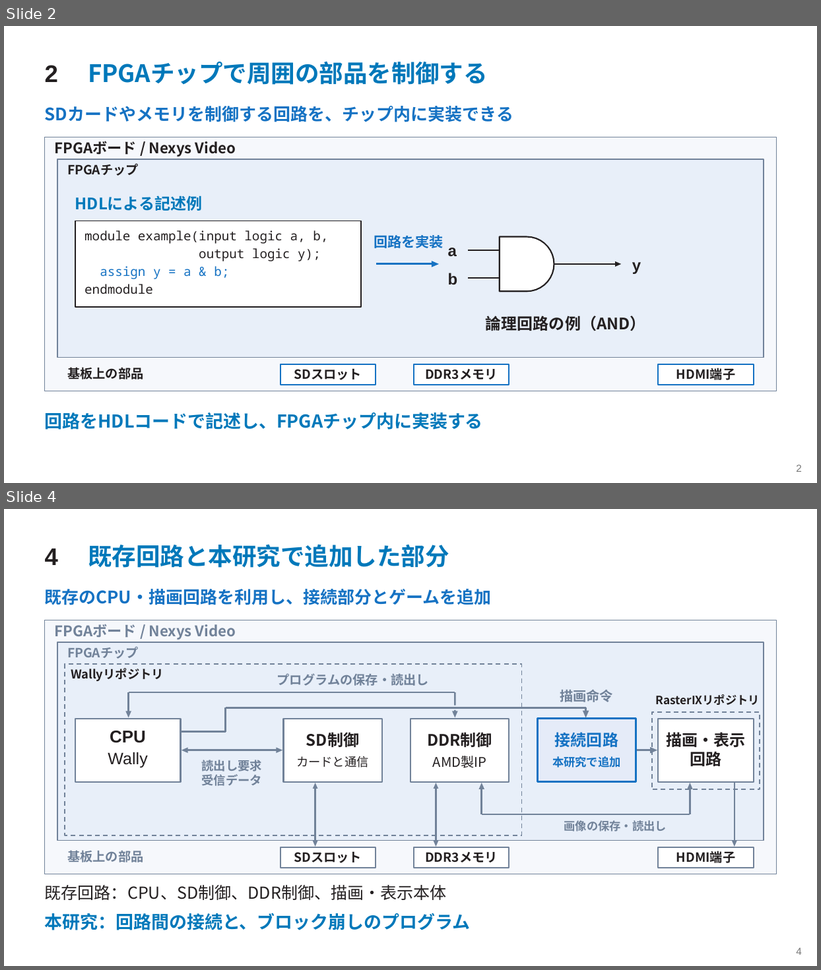
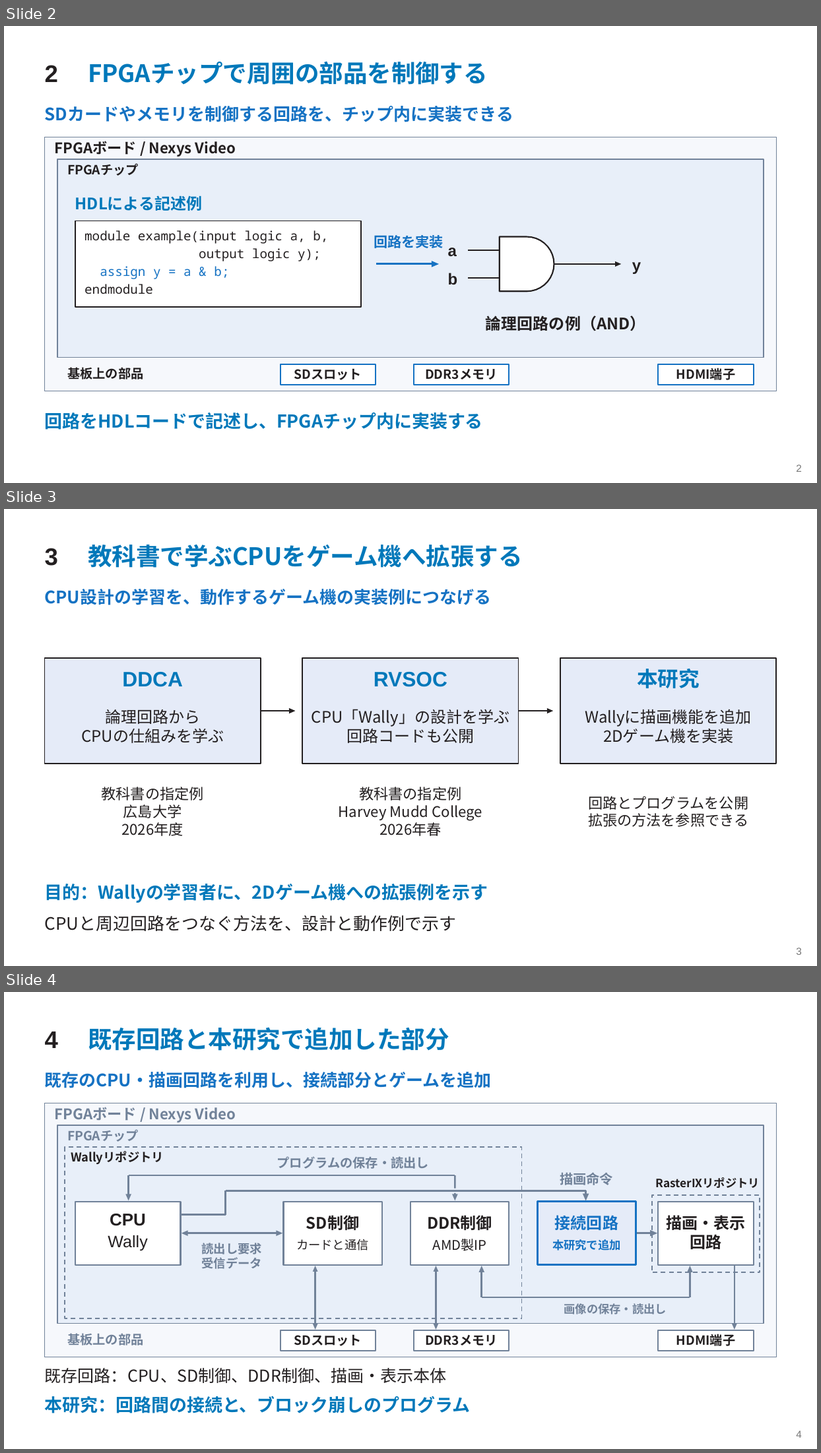
Before and after one commit to SoshiroFujimori/wally-game-console-research, a slide deck: docs/presentation/中間発表_主要事項.pptx. Shown one above the other, each under a label of ours: slides 2 and 4 before the commit, slides 2, 3 and 4 after it; the slides between them are not shown. The pictures are 821x970 and 821x1453 pixels, drawn with LibreOffice and Linux fonts; fonts in the diff are those of the drawing. Boxes give left, top, right and bottom in pixels: in the first picture for what was removed or moved away, otherwise in the second. Text is boxed around its words. In the diff, an @@ line names an element or a change of style, - is before the commit and + after.

```diff
--- a/docs/presentation/中間発表_主要事項.pptx
+++ b/docs/presentation/中間発表_主要事項.pptx
@@ slide 3 added at <box>4,509,817,966</box>, background #FFFFFF @@
@@ text added at <box>45,548,58,566</box>, 28.5 pt, text #231F20, bold @@
+3
@@ text added at <box>88,544,522,568</box>, 28.5 pt, text #0078BA, bold @@
+教科書で学ぶCPUをゲーム機へ拡張する
@@ text added at <box>45,589,492,605</box>, 20.2 pt, text #1572C3, bold @@
+CPU設計の学習を、動作するゲーム機の実装例につなげる
@@ rectangle added at <box>45,658,261,764</box>, fill #E5EBF8, outline #231F20 1.35 pt @@
@@ rectangle added at <box>303,658,519,764</box>, fill #E5EBF8, outline #231F20 1.35 pt @@
@@ rectangle added at <box>560,658,776,764</box>, fill #E5EBF8, outline #231F20 1.35 pt @@
@@ text added at <box>122,672,183,687</box>, 24.8 pt, text #0078BA, bold @@
+DDCA
@@ text added at <box>374,672,448,687</box>, 24.8 pt, text #0078BA, bold @@
+RVSOC
@@ text added at <box>637,669,700,689</box>, 24.8 pt, text #0078BA, bold @@
+本研究
@@ text added at <box>81,710,224,743</box>, 18.8 pt, text #231F20 @@
+論理回路から
+CPUの仕組みを学ぶ
@@ freeform shape added at <box>259,710,290,712</box>, fill #231F20 @@
@@ freeform shape added at <box>290,708,296,714</box>, fill #231F20 @@
@@ text added at <box>312,709,510,743</box>, 18.8 pt, text #231F20 @@
+CPU「Wally」の設計を学ぶ
+回路コードも公開
@@ freeform shape added at <box>517,710,548,712</box>, fill #231F20 @@
@@ freeform shape added at <box>547,708,553,714</box>, fill #231F20 @@
@@ text added at <box>585,709,752,743</box>, 18.8 pt, text #231F20 @@
+Wallyに描画機能を追加
+2Dゲーム機を実装
@@ text added at <box>102,787,204,836</box>, 17.2 pt, text #231F20 @@
+教科書の指定例
+広島大学
+2026年度
@@ text added at <box>339,787,483,836</box>, 17.2 pt, text #231F20 @@
+教科書の指定例
+Harvey Mudd College
+2026年春
@@ text added at <box>588,796,748,827</box>, 17.2 pt, text #231F20 @@
+回路とプログラムを公開
+拡張の方法を参照できる
@@ text added at <box>45,884,488,903</box>, 21 pt, text #0078BA, bold @@
+目的：Wallyの学習者に、2Dゲーム機への拡張例を示す
@@ text added at <box>45,916,457,931</box>, 20.2 pt, text #231F20 @@
+CPUと周辺回路をつなぐ方法を、設計と動作例で示す
@@ text added at <box>796,948,802,955</box>, 12 pt, text #777777 @@
+3
```
Also in this commit, not shown: 9 slides changed, 2 other slides added, 3 slides removed, 23 other files.
